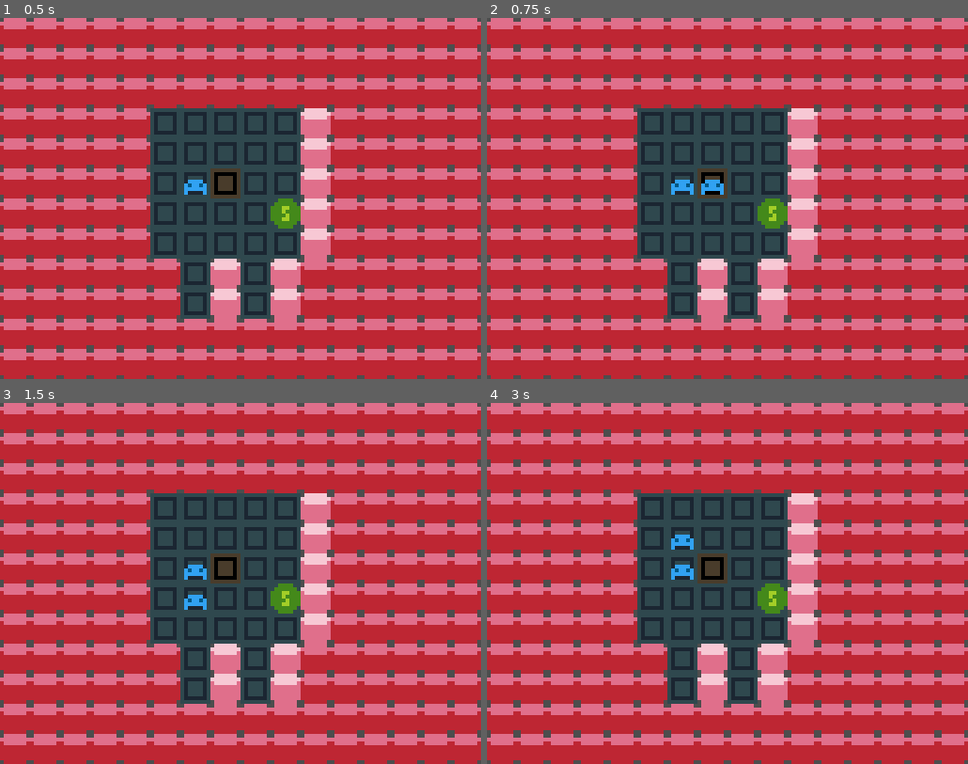
Above: before the commit, frames 1-4 (two rows, left to right).
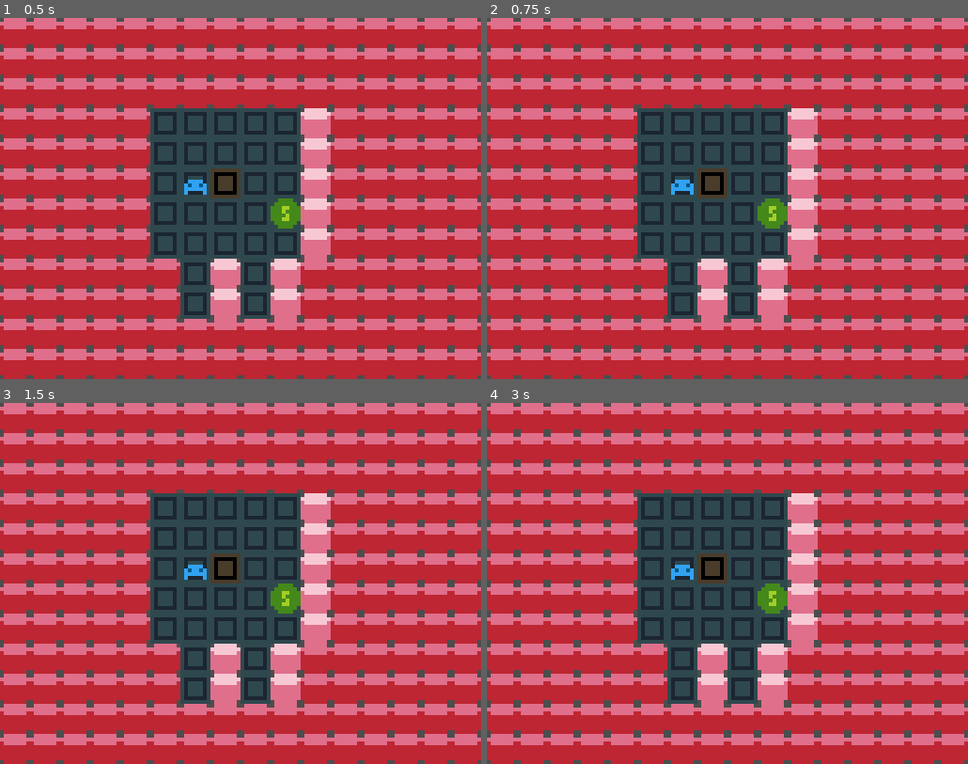
Above: after the commit, the same moments.

Repository: XenoZane/seedbag
Game: Godot game, scene res://world.tscn
The game is run twice, just before and just after one commit, with the same random seed, the same clock (stepped at 60 frames per second) and the same inputs.
Inputs:
- Up to frame 1 (0.5 s): no input
- Up to frame 2 (0.75 s): tap Enter at 0.5 s; hold Right (right) from 0.53 s (still down); hold Z (undo) from 0.53 s (still down)
- Up to frame 3 (1.5 s): tap R (reset) at 1.25 s; release Right (right) at 1.28 s; release Z (undo) at 1.28 s; hold Down (down) from 1.28 s (still down); tap Z (undo) at 1.35 s
- Up to frame 4 (3 s): tap R (reset) at 2, 2.75 s; release Down (down) at 2.03 s; hold Right (right) 2.03-2.78 s; hold Z (undo) 2.03-2.78 s; hold Up (up) from 2.78 s (still down); tap Z (undo) at 2.85 s

Frame 1 is identical in both runs. In frame 2, 0.1% of the frame differs, in the area x 44-50%, y 44-49%; in frame 3, 0.1%; in frame 4, 0.1%.

Commit message:
player undo bugfix + some notes

Diff:
--- a/world.gd
+++ b/world.gd
@@ -56,7 +56,7 @@
 
 func _ready() -> void:
 	initial_world_state = world_tiles.tile_map_data
-	initial_entity_world_state = entity_tiles.tile_map_data
+	initial_entity_world_state = entity_tiles.tile_map_data # need to save this for a reset.
 	for coords: Vector2i in entity_tiles.get_used_cells():
 		if entity_tiles.get_cell_atlas_coords(coords) == BAG_ATLAS:
 			bag_coords.push_back(coords)
@@ -81,14 +81,16 @@
 		state.players.push_back(copy)
 	state.bag_coords = bag_coords.duplicate()
 	state.scythe_coords = scythe_coords.duplicate()
+
+	# NOTE (sam): any state-changing world tiles can get saved here.
 	for coord in world_tiles.get_used_cells():
 		var atlas := world_tiles.get_cell_atlas_coords(coord)
 		if atlas == DIRT_SEEDED_ATLAS:
 			state.dirt_seeded_tiles.push_back(coord)
+
 	undo_stack.push_back(state)
 
-	logg("undo history: %d steps" % len(undo_stack))
-
+# basically similar to the init.
 func reset() -> void:
 	players.clear()
 	bag_coords.clear()
@@ -114,6 +116,7 @@
 		return
 
 	var state: UndoState = undo_stack.pop_back()
+	players.clear()
 	for player in state.players:
 		var copy := Player.new()
 		copy.coords = player.coords
@@ -124,6 +127,8 @@
 		players.push_back(copy)
 	bag_coords = state.bag_coords.duplicate()
 	scythe_coords = state.scythe_coords.duplicate()
+
+	# NOTE (sam): any state-changing world tiles can get restored here.
 	world_tiles.tile_map_data = initial_world_state
 	for coords: Vector2i in state.dirt_seeded_tiles:
 		# check incase of bugs for the moment.
@@ -141,6 +146,10 @@
 
 	var movement_dir: Vector2i = Vector2i.ZERO
 	if event.is_action_pressed("reset"):
+		# NOTE (sam): nice if we spam reset, we only save a single operation in the undo stack.
+		# right now undo state is done before a move (eg. saves the previous right before we do the next)
+		# so that we have the state we want to jump back to at the top.
+		# if we saved after every move, we'd have to peek back 2, maybe there's a reason to do this (eg. saving and resuming a session from disk).
 		if not last_move_was_reset:
 			push_undo_state()
 
